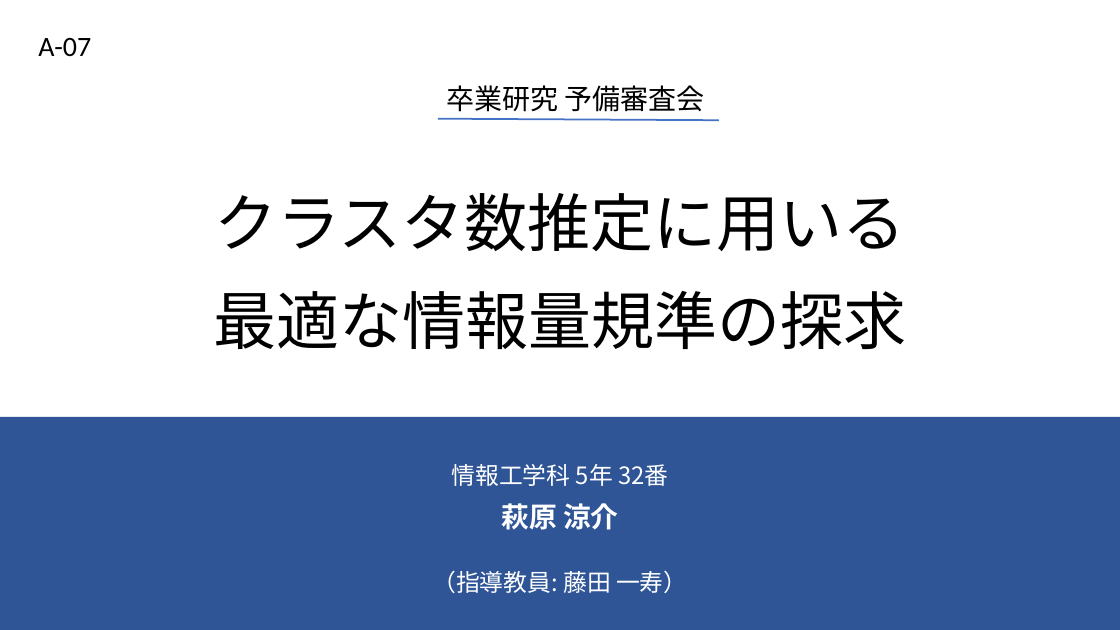
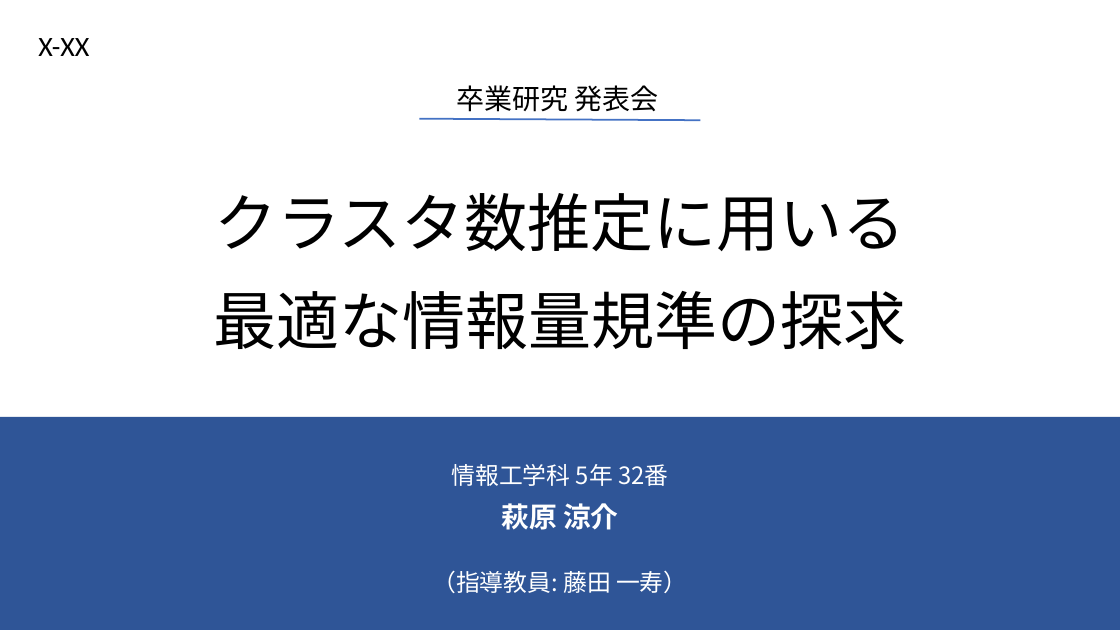
Before and after one commit to raryosu/graduation-research, a slide deck: slide 1 of docs/interim-presen/interim_hagihara.pptx. Drawn at 1120x630 pixels with LibreOffice and Linux fonts; fonts in the diff are those of the drawing. Boxes give left, top, right and bottom in pixels: in the first picture for what was removed or moved away, otherwise in the second. Text is boxed around its words. In the diff, an @@ line names an element or a change of style, - is before the commit and + after.

Commit message:
卒研発表の資料作成

```diff
--- a/docs/interim-presen/interim_hagihara.pptx
+++ b/docs/interim-presen/interim_hagihara.pptx
@@ text at [38,38,89,56]: text changed @@
-A-07
+X-XX
@@ text at [456,85,658,112]: text changed @@
-卒業研究 予備審査会
+卒業研究 発表会
@@ line moved from (438, 118) - (719, 120) to (419, 118) - (701, 120) @@
```
Also in this commit, not shown: 5 other slides changed, 4 slides added, 1 slide removed, 5 other files.
